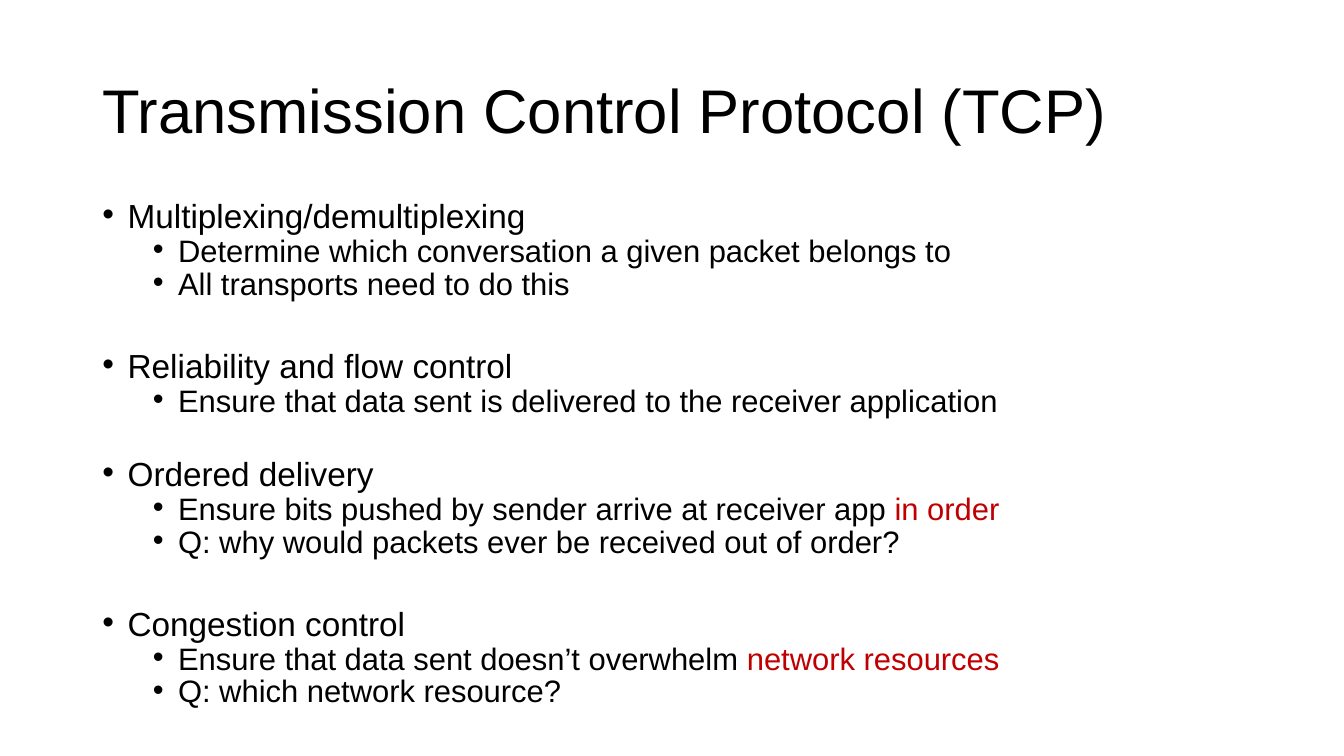
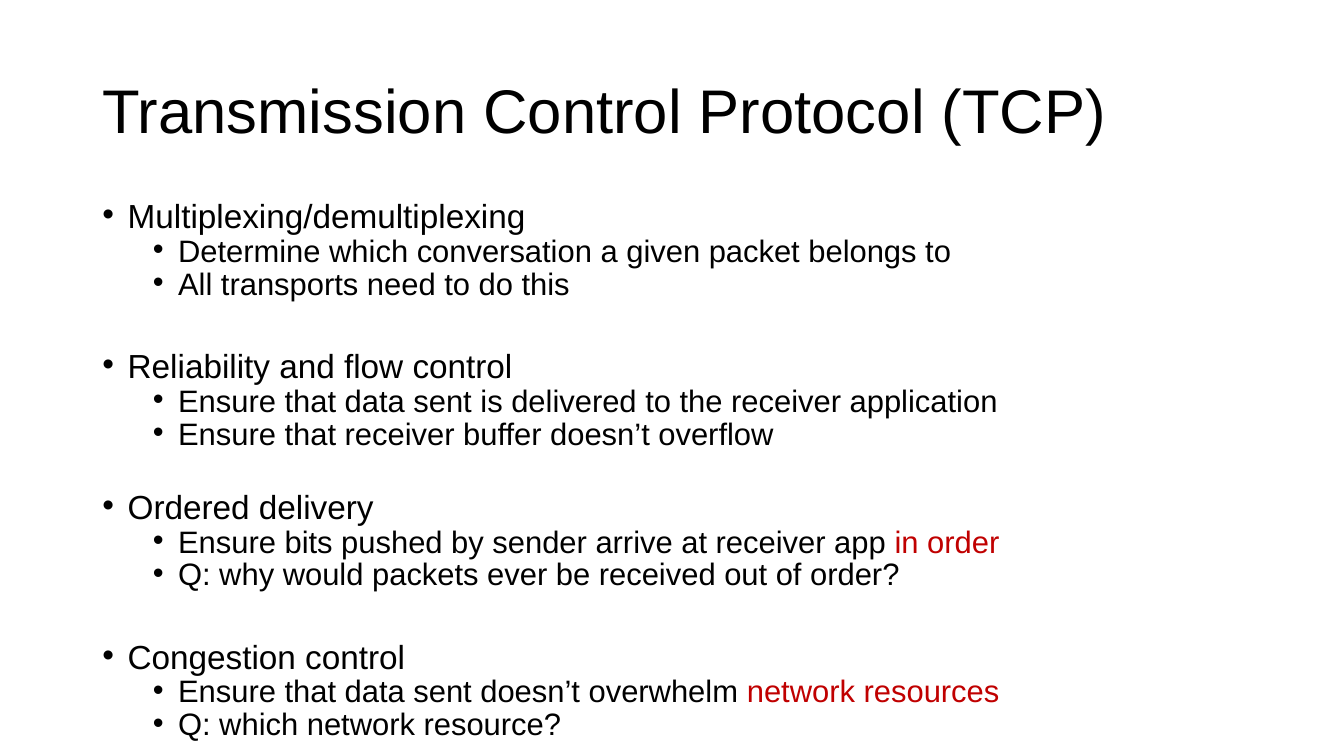
Before and after one commit to ngsrinivas/coursegen, a slide deck: slide 7 of ex/552-F19/lectures/05-transport.pptx (slide 5 before the commit). Drawn at 1344x756 pixels with LibreOffice and Linux fonts; fonts in the diff are those of the drawing. Boxes give left, top, right and bottom in pixels: in the first picture for what was removed or moved away, otherwise in the second. Text is boxed around its words. In the diff, an @@ line names an element or a change of style, - is before the commit and + after.

```diff
--- a/ex/552-F19/lectures/05-transport.pptx
+++ b/ex/552-F19/lectures/05-transport.pptx
@@ text at bbox=[178, 422, 773, 446]: paragraph added @@
+  • Ensure that receiver buffer doesn’t overflow
```
Also in this commit, not shown: 6 other slides changed, 9 slides added, 2 other files.
